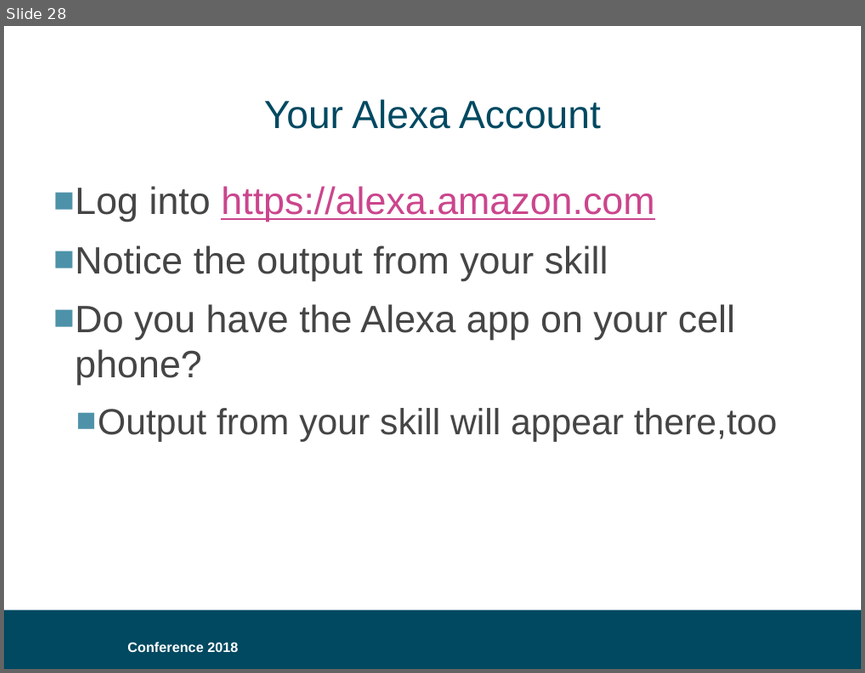
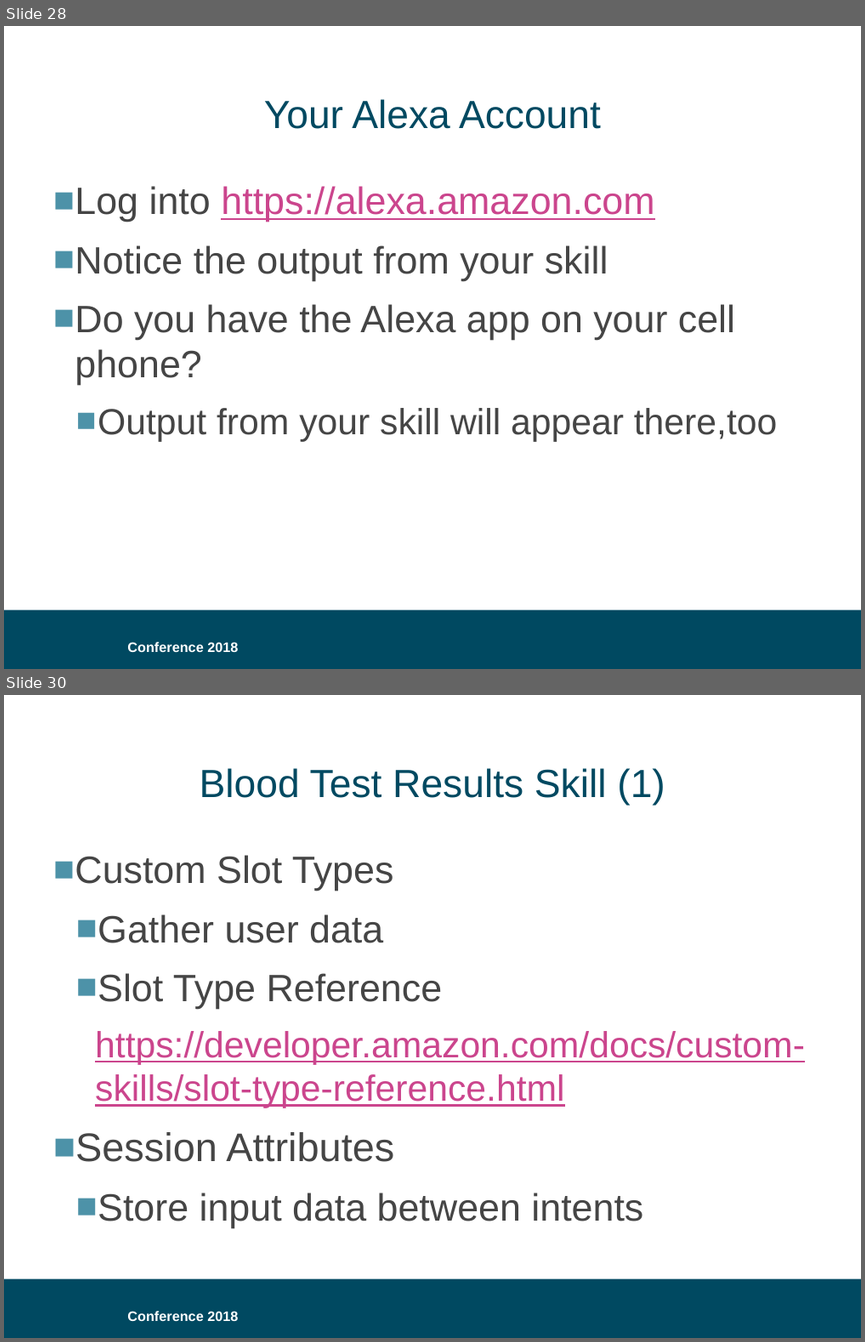
Before and after one commit to bklug/introductory-alexa-workshop, a slide deck: build-an-alexa-skill-for.pptx. Shown one above the other, each under a label of ours: slide 28 before the commit, slides 28 and 30 after it; the slides between them are not shown. The pictures are 865x673 and 865x1342 pixels, drawn with LibreOffice and Linux fonts; fonts in the diff are those of the drawing; background and template pictures are left out. Boxes give left, top, right and bottom in pixels: in the first picture for what was removed or moved away, otherwise in the second. Text is boxed around its words. In the diff, an @@ line names an element or a change of style, - is before the commit and + after.

```diff
--- a/build-an-alexa-skill-for.pptx
+++ b/build-an-alexa-skill-for.pptx
@@ slide 30 added at (x1=4, y1=695, x2=861, y2=1338), background #FFFFFF; not listed: 2 template elements that a slide beside it also shows @@
@@ title added at (x1=200, y1=768, x2=664, y2=805), 33 pt, text #004961 @@
+Blood Test Results Skill (1)
@@ text added at (x1=75, y1=855, x2=805, y2=1228), 32 pt, text #454545 @@
+■ Custom Slot Types
+  ■ Gather user data
+  ■ Slot Type Reference
+    https://developer.amazon.com/docs/custom-skills/slot-type-reference.html
+■ Session Attributes
+  ■ Store input data between intents
```
Also in this commit, not shown: 1 slide changed, 2 other slides added.
